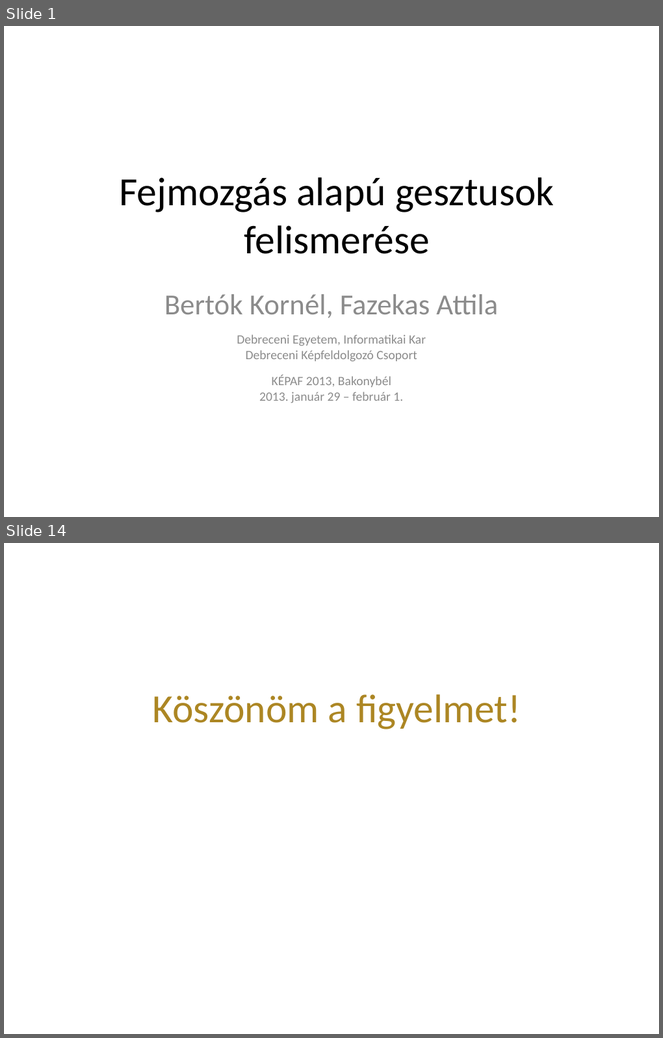
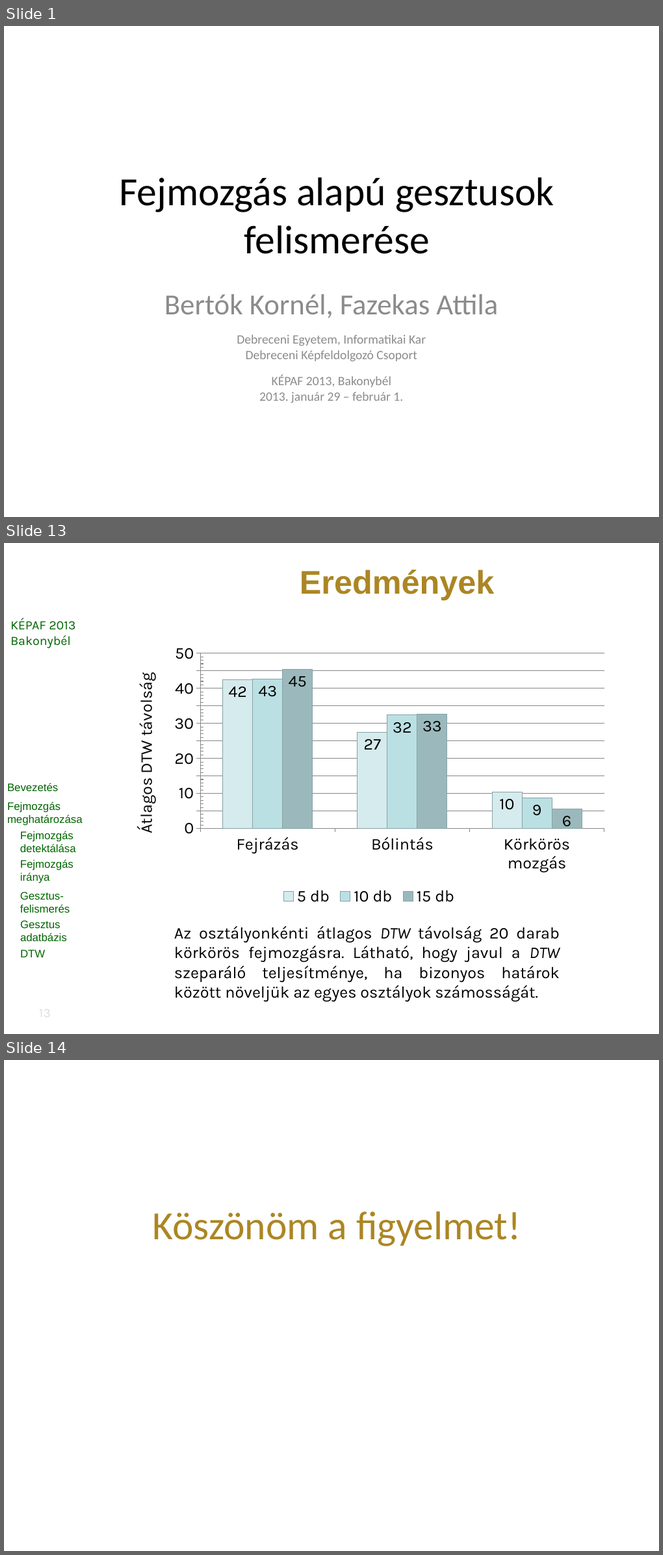
Before and after one commit to vohoaiviet/face-gesture-api, a slide deck: HeadMovement/research/kepaf/ppt/bertok.kornel.kepaf.2013.pptx. Shown one above the other, each under a label of ours: slides 1 and 14 before the commit, slides 1, 13 and 14 after it; the slides between them are not shown. The pictures are 663x1038 and 663x1555 pixels, drawn with LibreOffice and Linux fonts; fonts in the diff are those of the drawing; background and template pictures are left out. Boxes give left, top, right and bottom in pixels: in the first picture for what was removed or moved away, otherwise in the second. Text is boxed around its words. In the diff, an @@ line names an element or a change of style, - is before the commit and + after.

```diff
--- a/HeadMovement/research/kepaf/ppt/bertok.kornel.kepaf.2013.pptx
+++ b/HeadMovement/research/kepaf/ppt/bertok.kornel.kepaf.2013.pptx
@@ slide 13 added at box(4, 543, 659, 1034), background picture (left out) @@
@@ title added at box(300, 570, 495, 600), 36 pt, text #AC8623, bold @@
+Eredmények
@@ text added at box(10, 618, 76, 648), 14 pt, text #006600 @@
+KÉPAF 2013
+Bakonybél
@@ column chart added at box(124, 639, 614, 909) @@
+categories: 1, 2, 3
+5 db: 42, 27, 10
+10 db: 43, 32, 9
+15 db: 45, 33, 6
@@ text added at box(7, 802, 83, 958), 12 pt, text #006600 @@
+Bevezetés
+Fejmozgás meghatározása
+Fejmozgás detektálása
+Fejmozgás iránya
+Gesztus-felismerés
+Gesztus adatbázis
+DTW
+Eredmények
@@ text added at box(174, 927, 560, 1002), 18 pt, text #000000 @@
+Az osztályonkénti átlagos DTW távolság 20 darab körkörös fejmozgásra. Látható, hogy javul a DTW szeparáló teljesítménye, ha bizonyos határok között növeljük az egyes osztályok számosságát.
@@ page number added at box(15, 1002, 76, 1025), 14 pt, text #DDDDDD @@
+13
```
Also in this commit, not shown: 8 slides changed, 3 other slides added, 4 slides removed.
